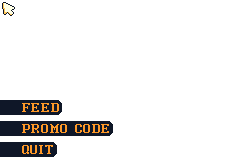
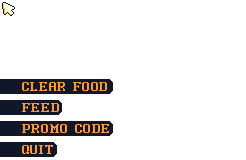
Layers edited between the first and the second 246×160 image:
added group "Clear Food" with 2 layers in group "UI" over [0, 79, 113, 94]
added layer "CLEAR FOOD" in group "Clear Food" over [22, 82, 107, 91]
added layer "Layer 2" (2nd of 4, in "UI" › "Clear Food") in group "Clear Food" over [0, 79, 113, 94]
